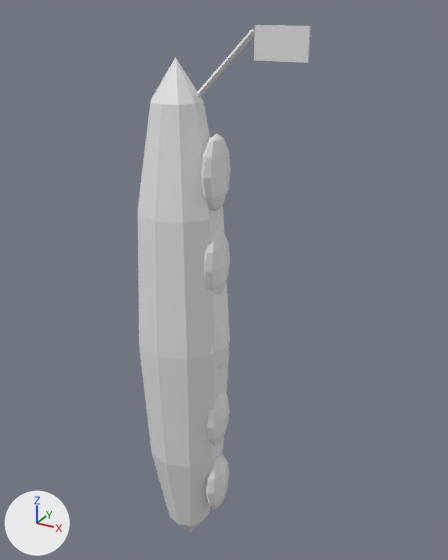
What one commit did to the FBX model assets/models/Baguette.fbx.
One viewpoint serves both versions: a 50 mm lens placed at (0.619, -1.086, 0.679), pointed at (-0.007, 0.052, 0.111). Every picture has the same lights, and +X, +Y and +Z are marked at lower left. The first picture is the older version. Where no turn or scale is listed for an object, it has been applied to the vertices.

The older version as bpy lines, for what is in view:
```python
me_baguette_obj = bpy.data.meshes.new('Baguette_obj')
me_baguette_obj.from_pydata(...)  # 344 vertices, 384 faces; spans x -0.95..2.52, y -1.0..1.0, z -1.0..1.1
me_baguette_obj.materials.append(mat_tier)  # white #e7e7e7
ob_baguette = bpy.data.objects.new('Baguette', me_baguette_obj)
ob_baguette.location = (-0.086, 0.0, -0.03)
ob_baguette.scale = (0.11, 0.11, 0.62)
```
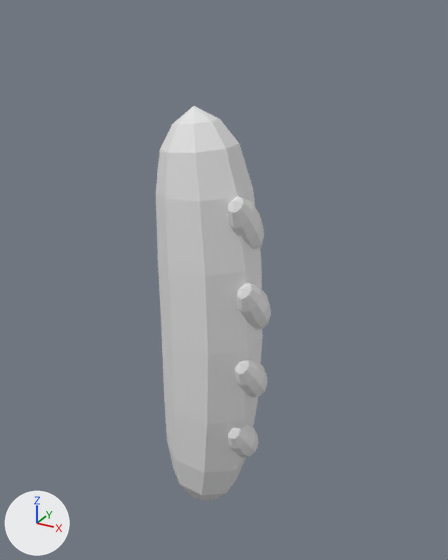
Scene script edits in JSON lines:
```json
{"block": "me_baguette_obj", "where": "# used by ob_baguette; location = (-0.086, 0.0, -0.03); scale = (0.11, 0.11, 0.62)"}
{"op": "remove", "block": "me_baguette_obj", "code": "me_baguette_obj.from_pydata(...)  # 344 vertices, 384 faces; spans x -0.95..2.52, y -1.0..1.0, z -1.0..1.1"}
{"op": "add", "block": "me_baguette_obj", "code": "me_baguette_obj.from_pydata(...)  # 282 vertices, 320 faces; spans x -0.08..0.17, y -0.09..0.09, z -0.5..0.5"}
{"block": "me_baguette_obj", "change": "me_baguette_obj part 1: the loose piece of 52 vertices spanning x -0.95..0.95, y -1.0..1.0, z -1.0..1.0 is multiplied about its middle by the matrix ((0.03, 0.0, 0.0), (0.0, 0.031, -0.055), (0.0, 0.026, 0.065)), then moved by (0.12, 0.0, -0.27)"}
{"block": "me_baguette_obj", "change": "me_baguette_obj part 2: the loose piece of 52 vertices spanning x 0.65..0.99, y -0.45..0.45, z -0.13..0.13 is multiplied about its middle by the matrix ((0.165, 0.0, 0.0), (0.0, 0.067, -0.423), (0.0, 0.057, 0.505)), then moved by (-0.68, 0.0, -0.09)"}
{"block": "me_baguette_obj", "change": "me_baguette_obj part 3: the loose piece of 52 vertices spanning x 0.65..0.99, y -0.45..0.45, z 0.19..0.45 is multiplied about its middle by the matrix ((0.165, 0.0, 0.0), (0.0, 0.067, -0.423), (0.0, 0.057, 0.505)), then moved by (-0.68, 0.0, -0.23)"}
{"block": "me_baguette_obj", "change": "me_baguette_obj part 4: the loose piece of 52 vertices spanning x 0.65..0.99, y -0.45..0.45, z 0.52..0.77 is multiplied about its middle by the matrix ((0.165, 0.0, 0.0), (0.0, 0.067, -0.423), (0.0, 0.057, 0.505)), then moved by (-0.7, 0.0, -0.38)"}
{"block": "me_baguette_obj", "change": "me_baguette_obj part 5: a new loose piece of 74 vertices spanning x -0.08..0.15, y -0.09..0.09, z -0.5..0.5, in mat_tier (white #e7e7e7)"}
{"block": "me_baguette_obj", "change": "me_baguette_obj part 6: 6 loose pieces with 136 vertices, spanning x 0.42..2.52, y -0.45..0.45, z -0.77..1.1, are deleted"}
{"op": "set", "path": "ob_baguette.scale", "old": "(0.11, 0.11, 0.62)", "new": "(1.0, 1.0, 1.0)"}
{"op": "set", "path": "ob_baguette.location", "old": "(-0.086, 0.0, -0.03)", "new": "(-0.046, 0.0, 0.0)"}
```

Pixel boxes (x1, y1, x2, y2) of what changed, in the pictures (448 x 560 px; the box of a moved part takes in the faces that stretch with it):
```json
{"object": "Baguette", "change": "reshaped, moved, rescaled", "before": [138, 25, 311, 534], "after": [156, 106, 271, 501], "on screen": "33% narrower, 22% shorter"}
{"part": 1, "of": "me_baguette_obj", "change": "moved or reshaped", "before": [138, 57, 230, 533], "after": [228, 425, 258, 457]}
{"part": 2, "of": "me_baguette_obj", "change": "moved or reshaped", "before": [210, 322, 230, 370], "after": [235, 358, 268, 397]}
{"part": 3, "of": "me_baguette_obj", "change": "moved or reshaped", "before": [204, 230, 230, 296], "after": [237, 282, 271, 329]}
{"part": 4, "of": "me_baguette_obj", "change": "moved or reshaped", "before": [201, 134, 231, 211], "after": [228, 196, 264, 249]}
{"part": 5, "of": "me_baguette_obj", "change": "added", "after": [156, 106, 263, 501]}
{"part": 6, "of": "me_baguette_obj", "change": "deleted", "before": [196, 25, 311, 509]}
```
